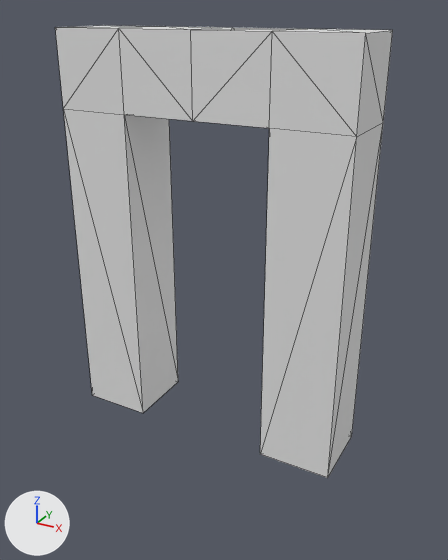
The glTF model assets/models/world_sky/sky_portal_gate.glb: old version first, new version second.
Rendered twice from a camera (50 mm lens) standing at (7.86, -13.76, 11.46) and looking at (0.23, 0.13, 4.52). Arrows for +X, +Y and +Z are at lower left; the lights stay in place. Mesh edges are drawn as thin lines. Vertices at the same position are counted once.
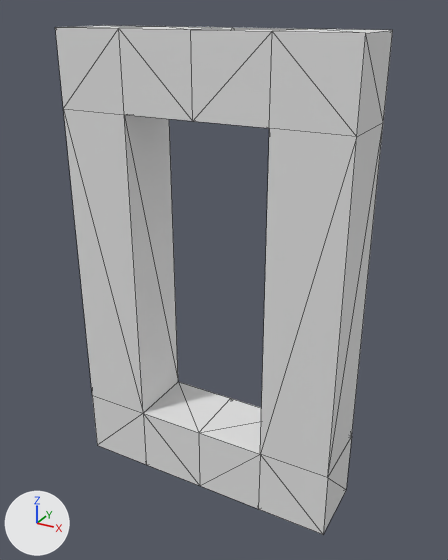
Diff of the bpy script that builds the scene:
```diff
--- a/assets/models/world_sky/sky_portal_gate.glb.py
+++ b/assets/models/world_sky/sky_portal_gate.glb.py
@@ me_cube @@
 # used by ob_cube; location = (0.0, 0.0, 0.0)
-me_cube.from_pydata(...)  # 28 vertices, 52 faces; spans x -4.0..4.0, y -1.0..1.0, z 0.0..11.0
+me_cube.from_pydata(...)  # 40 vertices, 80 faces; spans x -4.0..4.0, y -1.0..1.0, z -2.0..11.0
+# me_cube part 1
+# 4 faces are deleted
+# 4 vertices are added at (0.0, -1.0, 0.0), (0.0, 1.0, 0.0), (0.0, -1.0, -2.0), (0.0, 1.0, -2.0)
+# 8 new vertices lie (0.0, 0.0, -2.0) away from vertices in x -4.0..4.0, y -1.0..1.0, z 0.0
+# 32 new faces join them
 me_cube.materials.append(mat_skymaterial)
```

Changed parts and their boxes [x1, y1, x2, y2] in the pictures (448 x 560 px):
'Cube', reshaped (12% taller): before [55, 25, 393, 478]; after [55, 25, 393, 534]
part 1 of me_cube, built on: after [92, 382, 352, 534]
